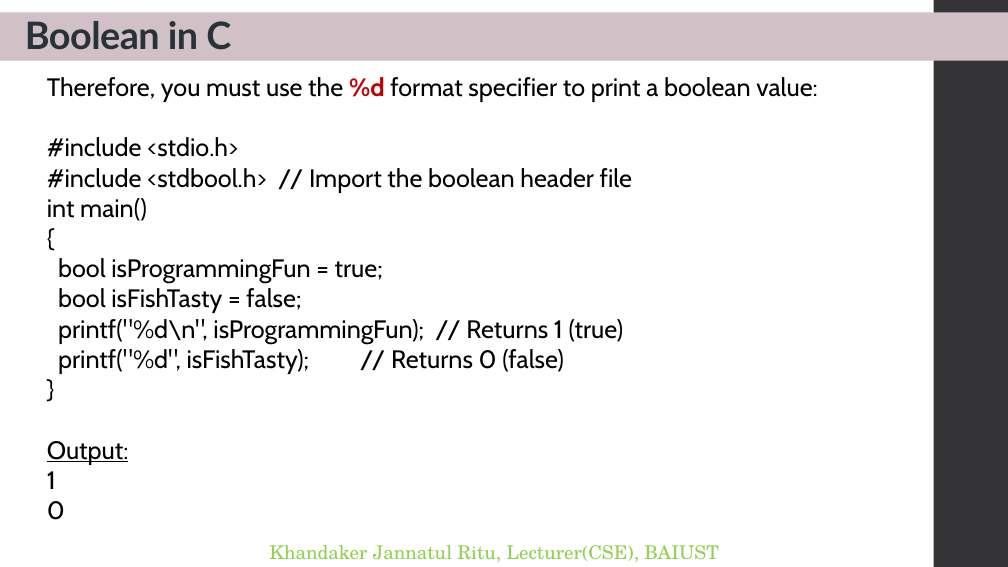
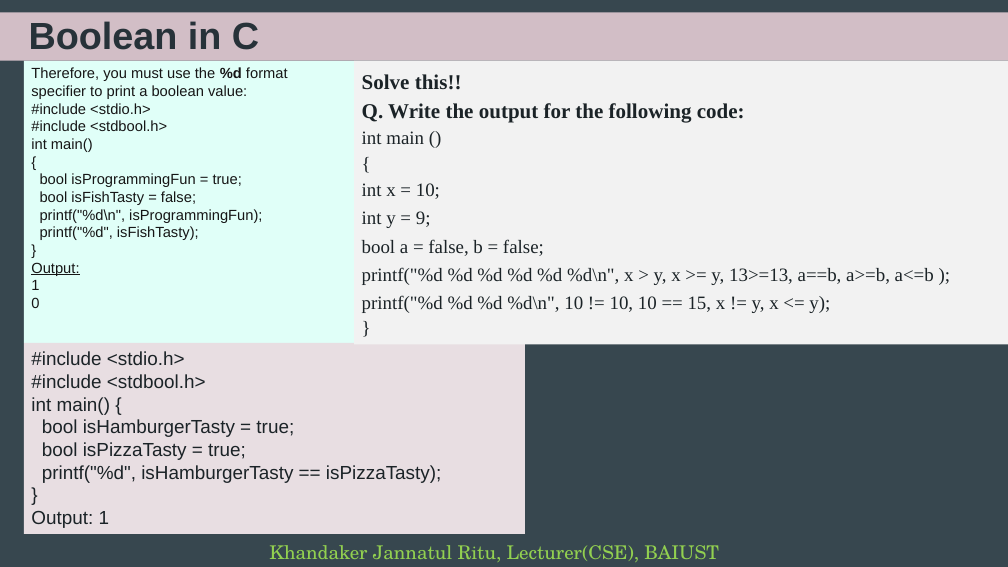
Before and after one commit to Raajokiaa-Ritu/03_Course___Structural-Programming-Language-C, a slide deck: slide 38 of Lecture - 1 introduction to c.pptx (slide 61 before the commit). Drawn at 1008x567 pixels with LibreOffice and Linux fonts; fonts in the diff are those of the drawing. Boxes give left, top, right and bottom in pixels: in the first picture for what was removed or moved away, otherwise in the second. Text is boxed around its words. In the diff, an @@ line names an element or a change of style, - is before the commit and + after.

```diff
--- a/Lecture - 1 introduction to c.pptx
+++ b/Lecture - 1 introduction to c.pptx
@@ background #FFFFFF to #37474F @@
@@ rectangle "Boolean in C" at (0,12,1008,60): font Lato to Arial, letter spacing -0.5 to 0 pt; fill #D2C0C7 to #D2BEC6 @@
@@ rectangle removed at (934,0,1008,567) @@
@@ rectangle "Therefore, you must use the ...": place and size @@
-rectangle "Therefore, you must use the ..." at (47,77,818,520)
+rectangle "Therefore, you must use the ..." at (23,60,354,343)
@@ rectangle "Therefore, you must use the ..." at (23,60,354,343): fill none to #E0FFF8 @@
@@ text in rectangle at (31,67,288,308): size 24 to 14 pt, font Cabin to Arial in "Therefore, you must use the %d format ...", "#include <stdio.h>", "int main()", "{" and 6 more places; text colour #000000 to #161616 in "Therefore, you must use the format specifier ...", "#include <stdio.h>", "int main()", "{" and 6 more places; text colour #C00000 to #161616 in "%d" @@
@@ rectangle added at (355,60,1008,345), fill #F2F2F2, 18 pt, text #1C2428 @@
+Solve this!!
+Q. Write the output for the following code:
+int main ()
+{
+int x = 10;
+int y = 9;
+bool a = false, b = false;
+printf("%d %d %d %d %d %d\n", x > y, x >= y, 13>=13, a==b, a>=b, a<=b );
+printf("%d %d %d %d\n", 10 != 10, 10 == 15, x != y, x <= y);
+}
@@ text in rectangle at (31,120,167,131): text changed; size 24 to 14 pt; font Cabin to Arial; text colour #000000 to #161616 @@
-#include <stdbool.h> // Import the boolean header file
+#include <stdbool.h>
@@ text in rectangle at (40,209,262,240): text changed; size 24 to 14 pt; font Cabin to Arial; text colour #000000 to #161616 @@
-printf("%d\n", isProgrammingFun); // Returns 1 (true)
-printf("%d", isFishTasty); // Returns 0 (false)
+printf("%d\n", isProgrammingFun);
+printf("%d", isFishTasty);
@@ rectangle added at (23,343,525,534), fill #E8DEE2, 18 pt, text #1C2428 @@
+#include <stdio.h>
+#include <stdbool.h>
+int main() {
+bool isHamburgerTasty = true;
+bool isPizzaTasty = true;
+printf("%d", isHamburgerTasty == isPizzaTasty);
+}
+Output: 1
```
Also in this commit, not shown: 41 other slides changed, 5 slides added, 51 slides removed.
